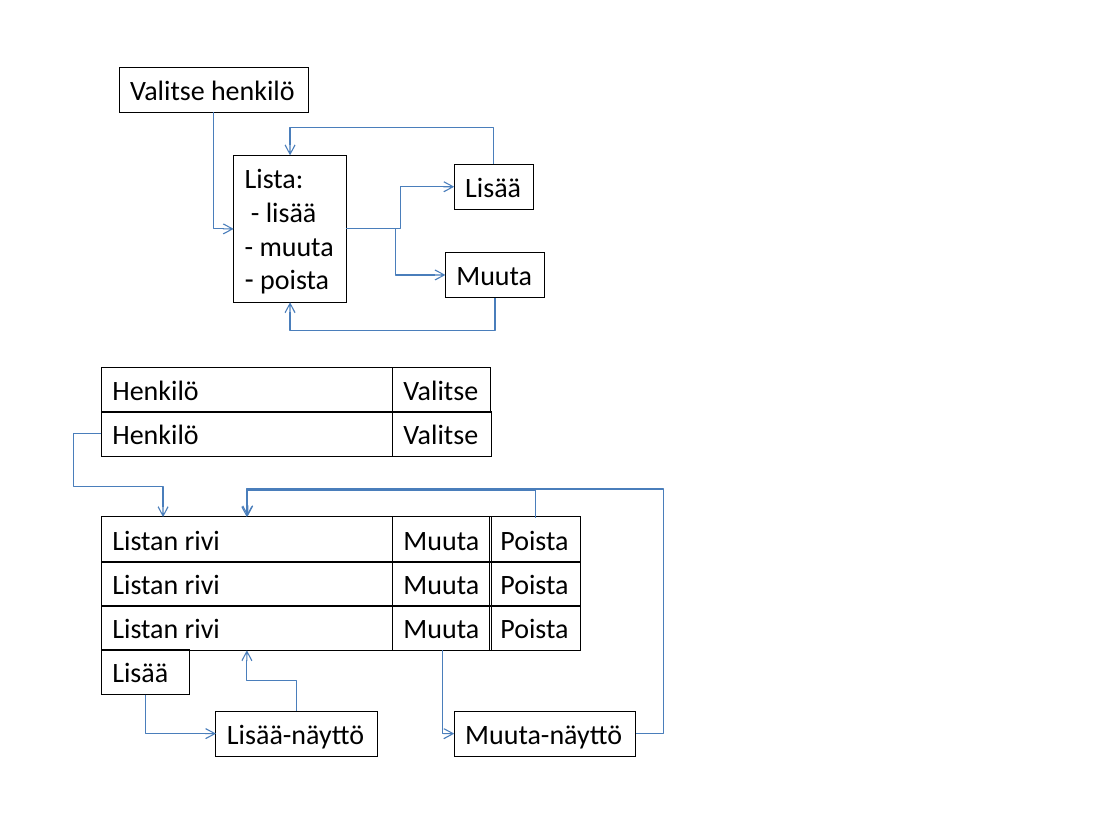
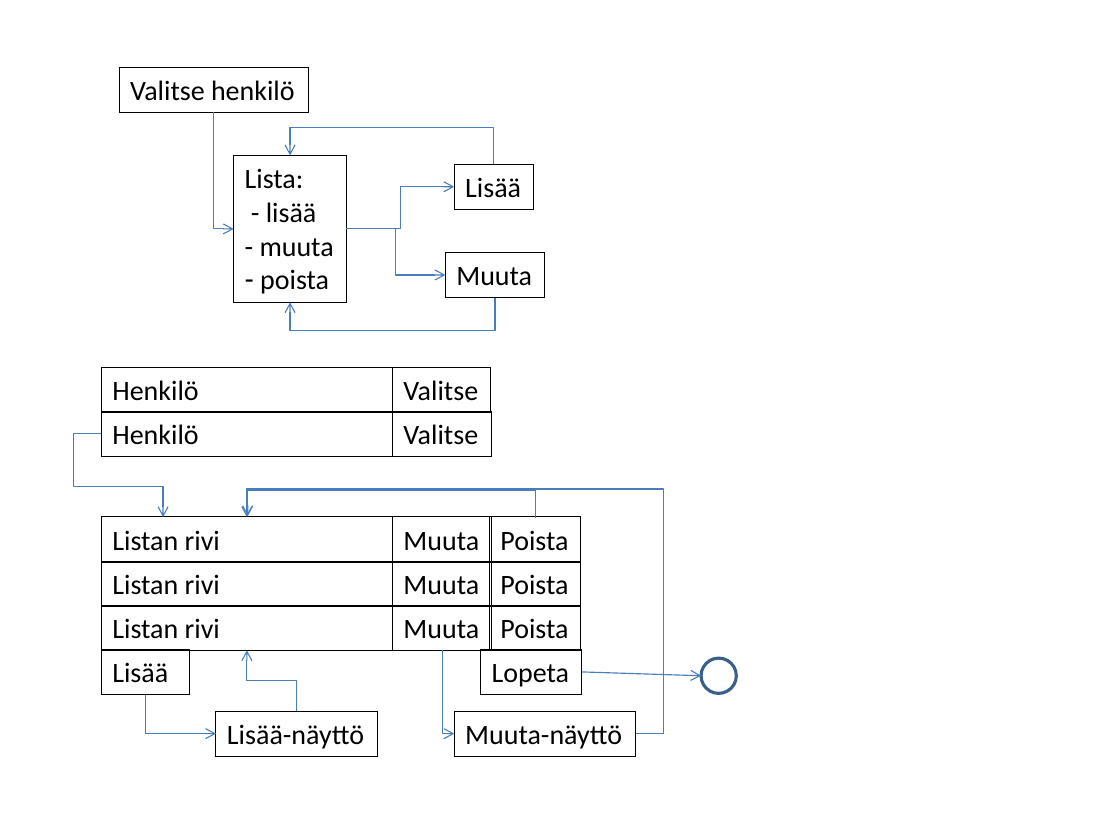
Before and after one commit to hztuomis/muistilista, a slide deck: slide 1 of kayttoliittyma.pptx. Drawn at 1120x840 pixels with LibreOffice and Linux fonts; fonts in the diff are those of the drawing. Boxes give left, top, right and bottom in pixels: in the first picture for what was removed or moved away, otherwise in the second. Text is boxed around its words. In the diff, an @@ line names an element or a change of style, - is before the commit and + after.

```diff
--- a/kayttoliittyma.pptx
+++ b/kayttoliittyma.pptx
@@ rectangle added at box(480, 650, 581, 694), outline #000000 0.75 pt, 18 pt, text #000000 @@
+Lopeta
@@ ellipse added at box(701, 659, 736, 693), outline #3A5F8C 2 pt @@
@@ arrow added from (581, 672) to (701, 675), #4B7EBC 0.75 pt @@
```
Also in this commit, not shown: 3 other files.
